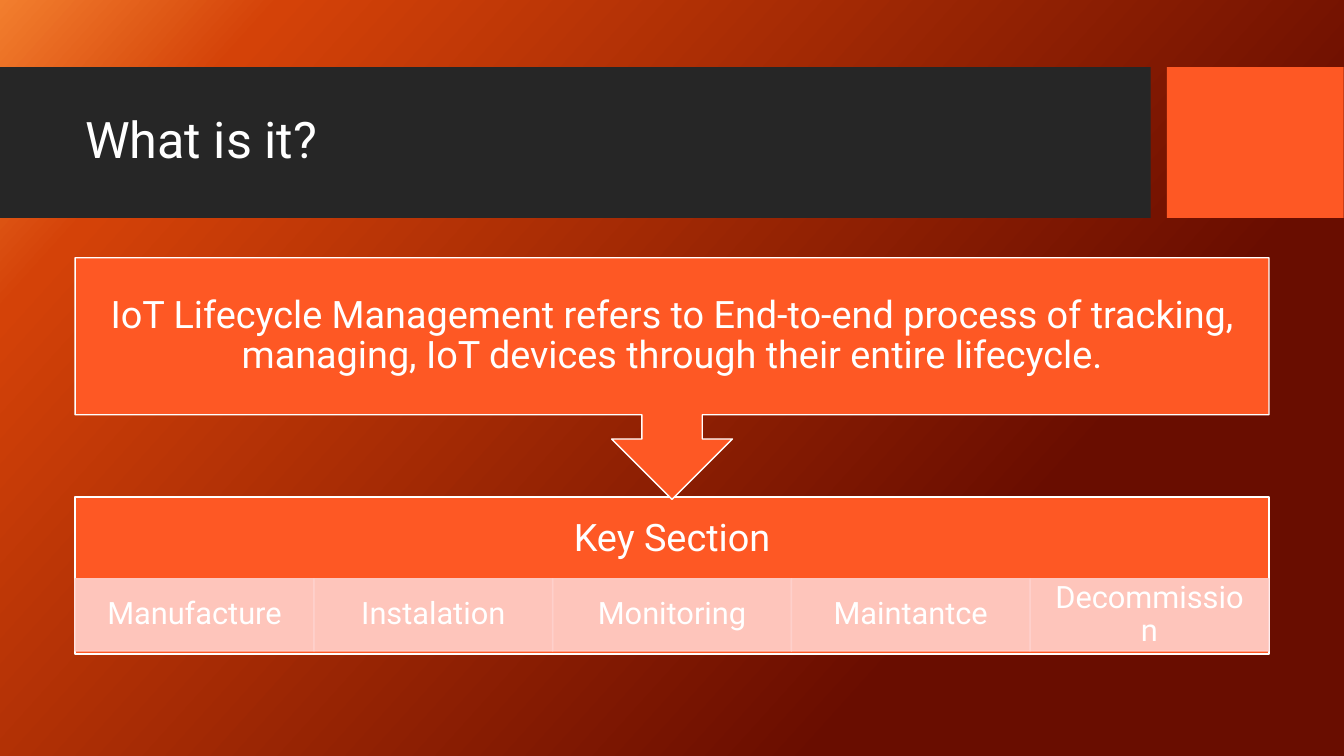
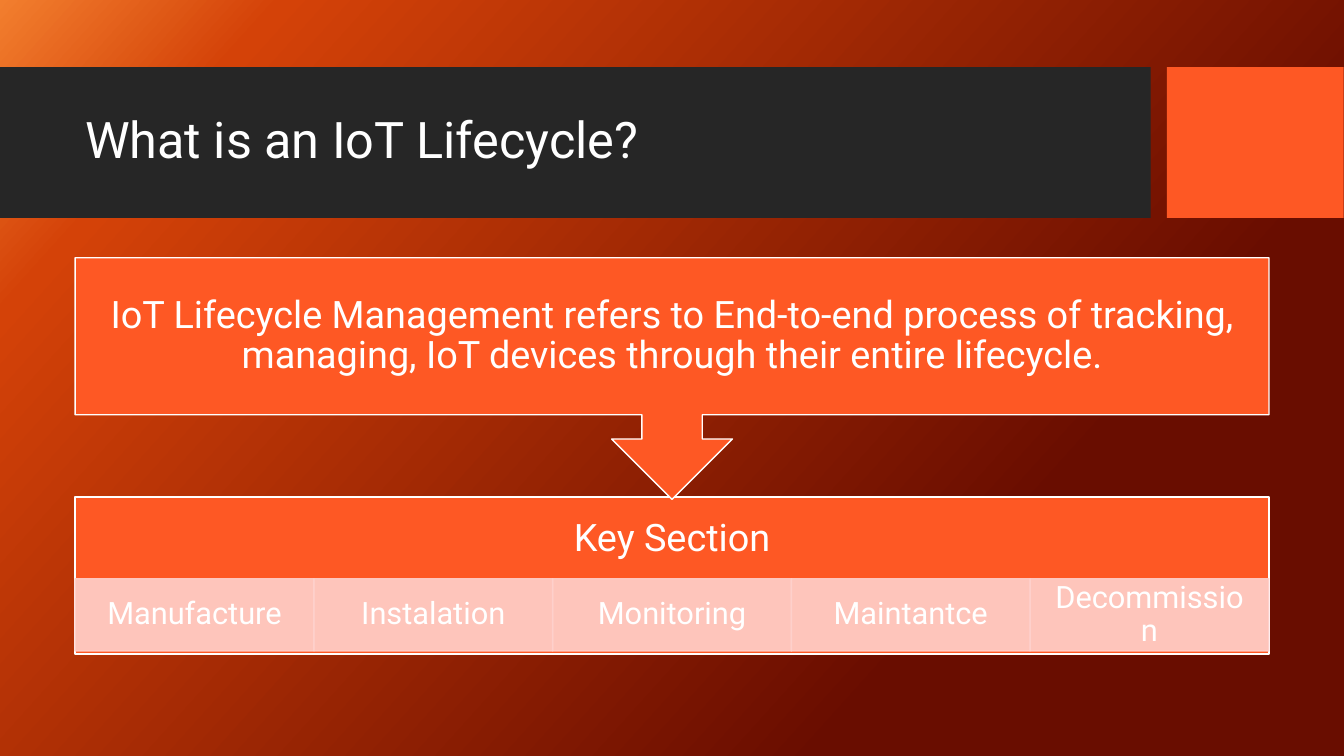
Before and after one commit to Niko-PL/Comp2003Project, a slide deck: slide 3 of Paper WOrk/Presentation - FIna;.pptx. Drawn at 1344x756 pixels with LibreOffice and Linux fonts; fonts in the diff are those of the drawing; background and template pictures are left out. Boxes give left, top, right and bottom in pixels: in the first picture for what was removed or moved away, otherwise in the second. Text is boxed around its words. In the diff, an @@ line names an element or a change of style, - is before the commit and + after.

```diff
--- a/Paper WOrk/Presentation - FIna;.pptx
+++ b/Paper WOrk/Presentation - FIna;.pptx
@@ title at (x1=85, y1=119, x2=638, y2=169): text changed @@
-What is it?
+What is an IoT Lifecycle?
```
Also in this commit, not shown: 1 other slide changed.
